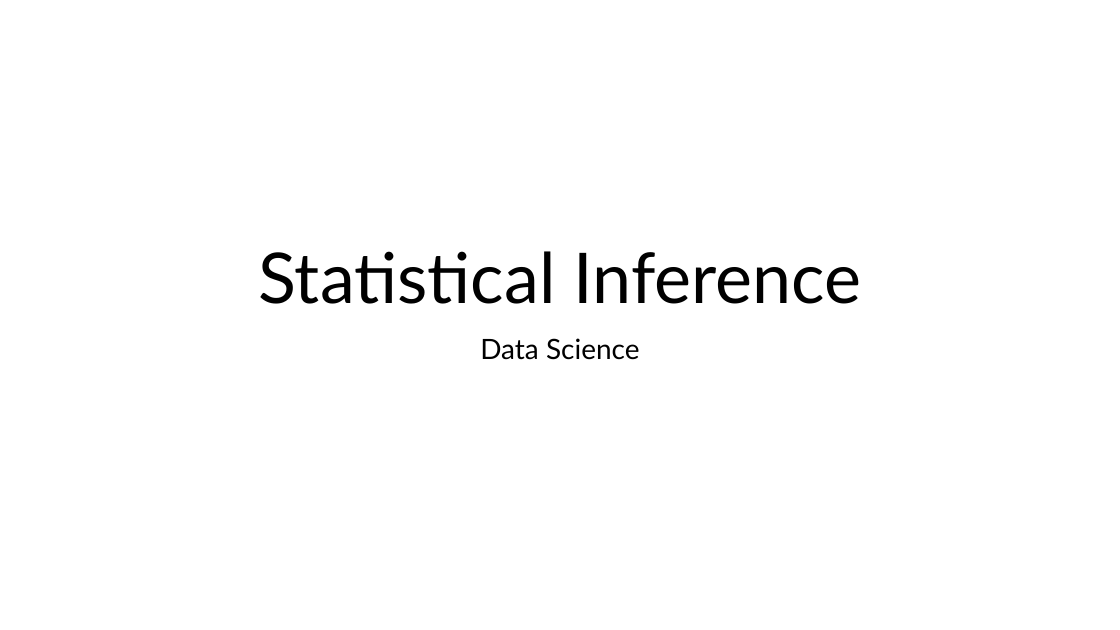
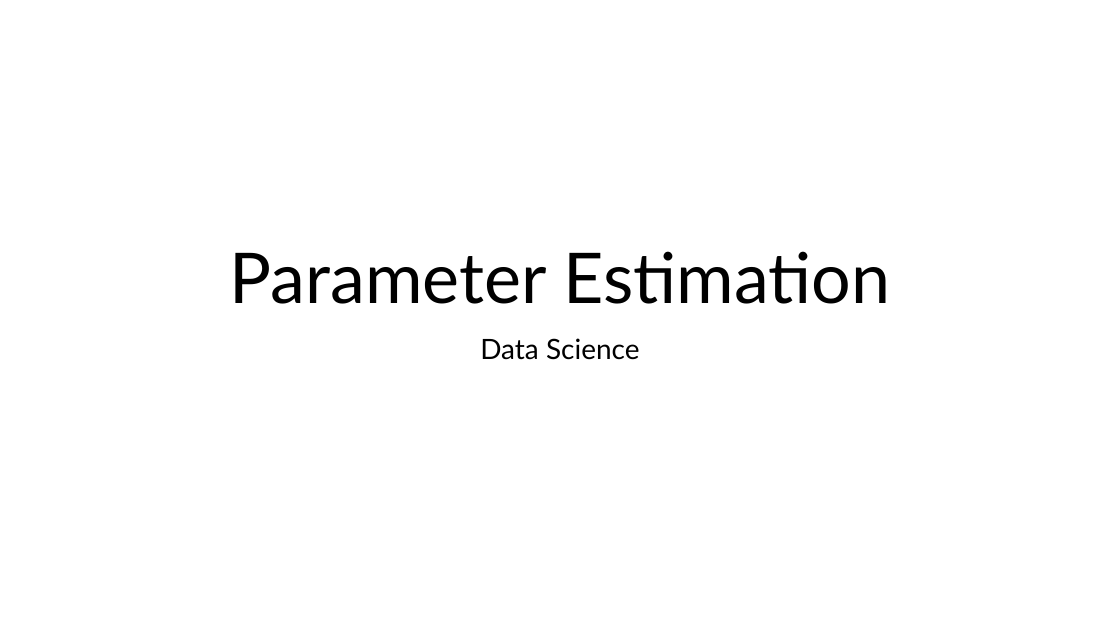
Before and after one commit to FelixWick/data_science, a slide deck: slide 1 of slides/4_parameter_estimation.pptx. Drawn at 1120x630 pixels with LibreOffice and Linux fonts; fonts in the diff are those of the drawing. Boxes give left, top, right and bottom in pixels: in the first picture for what was removed or moved away, otherwise in the second. Text is boxed around its words. In the diff, an @@ line names an element or a change of style, - is before the commit and + after.

Commit message:
parameter estimation slides

```diff
--- a/slides/4_parameter_estimation.pptx
+++ b/slides/4_parameter_estimation.pptx
@@ title at (230,251,890,304): text changed @@
-Statistical Inference
+Parameter Estimation
```
Also in this commit, not shown: 8 other slides changed, 21 slides added, 6 slides removed, 2 other files.
